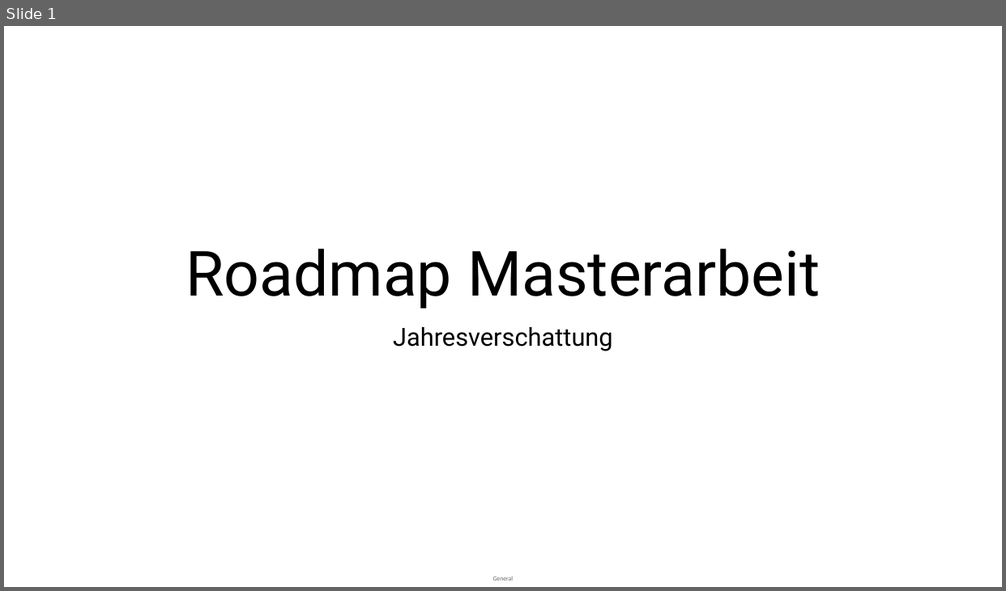
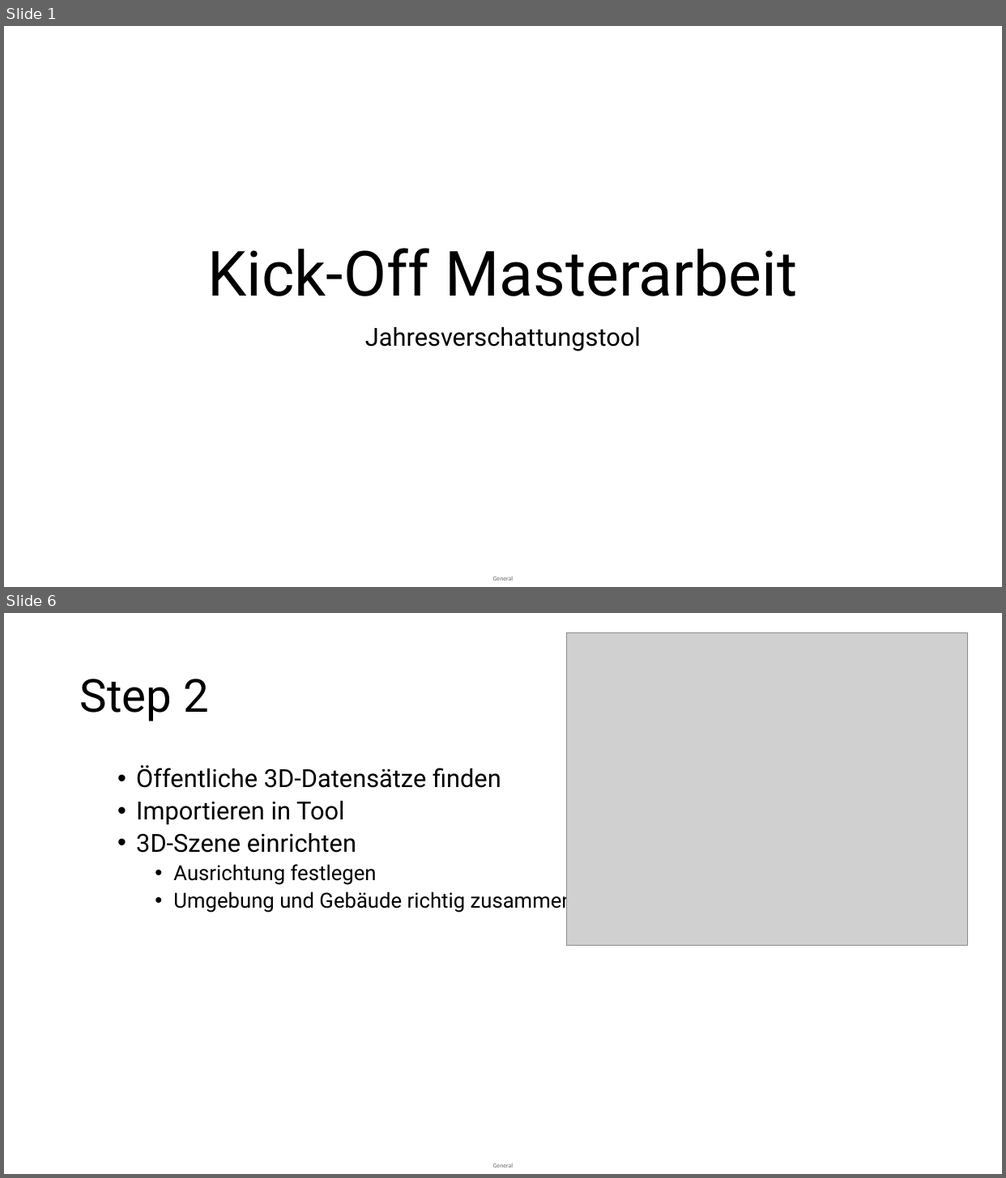
Before and after one commit to nike300/master-thesis, a slide deck: Roadmap Masterarbeit.pptx. Shown one above the other, each under a label of ours: slide 1 before the commit, slides 1 and 6 after it; the slides between them are not shown. The pictures are 1006x591 and 1006x1178 pixels, drawn with LibreOffice and Linux fonts; fonts in the diff are those of the drawing; grey boxes stand for pictures. Boxes give left, top, right and bottom in pixels: in the first picture for what was removed or moved away, otherwise in the second. Text is boxed around its words. In the diff, an @@ line names an element or a change of style, - is before the commit and + after.

```diff
--- a/Roadmap Masterarbeit.pptx
+++ b/Roadmap Masterarbeit.pptx
@@ slide 6 added at (4, 613, 1002, 1174), background #FFFFFF; not listed: 1 template element that a slide beside it also shows @@
@@ picture added at (566, 632, 967, 944) @@
@@ title added at (80, 679, 209, 722), 44 pt, text #000000 @@
+Step 2
@@ text added at (136, 765, 626, 913), 24 pt, text #000000 @@
+  • Öffentliche 3D-Datensätze finden
+  • Importieren in Tool
+  • 3D-Szene einrichten
+    • Ausrichtung festlegen
+    • Umgebung und Gebäude richtig zusammenfügen
@@ slide 1 changed as well @@
@@ title at (208, 248, 798, 297): text changed @@
-Roadmap Masterarbeit
+Kick-Off Masterarbeit
@@ subtitle at (365, 327, 641, 352): text changed @@
-Jahresverschattung
+Jahresverschattungstool
```
Also in this commit, not shown: 1 other slide changed, 3 other slides added, 1 slide removed, 1 other file.
